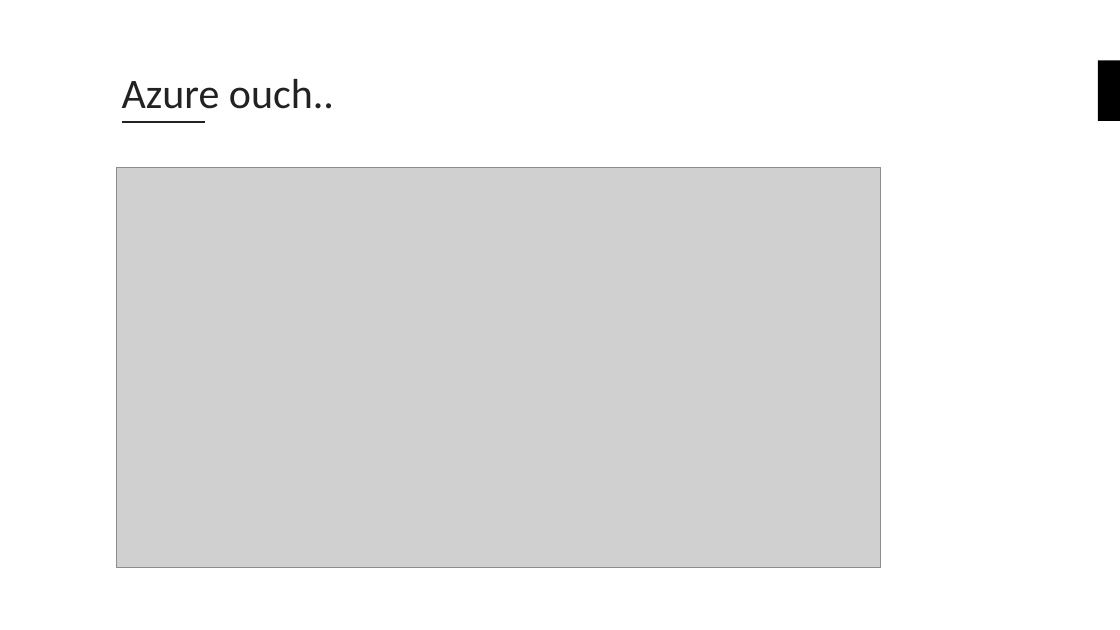
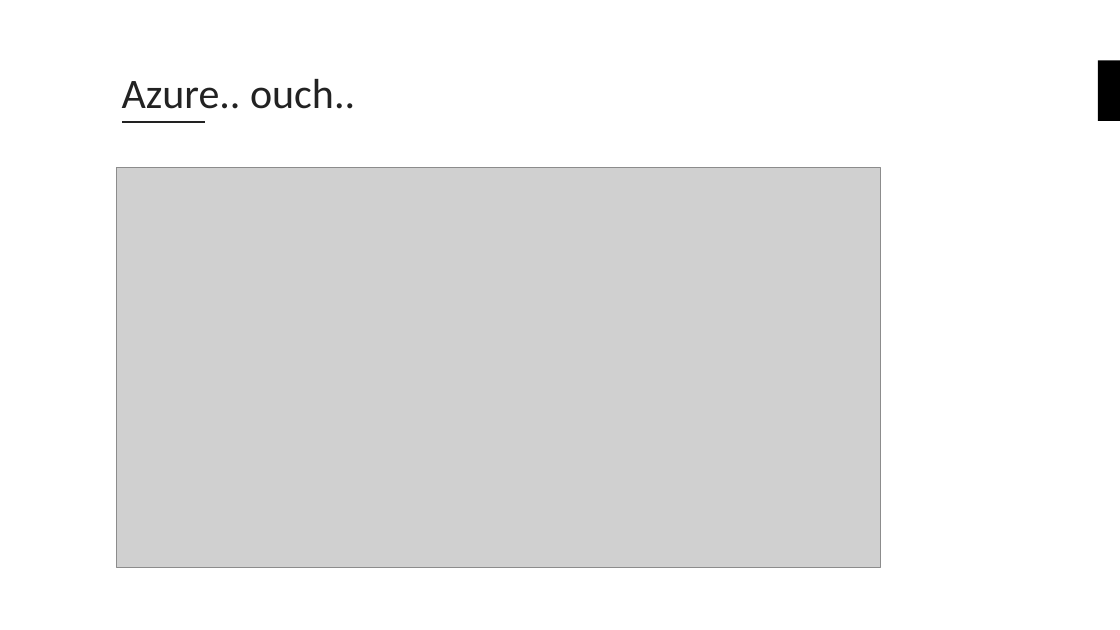
Before and after one commit to bouvet/azure-workshops, a slide deck: slide 12 of Workshop_1/Presentation/Azureskolen-Workshop#1.pptx. Drawn at 1120x630 pixels with LibreOffice and Linux fonts; fonts in the diff are those of the drawing; grey boxes stand for pictures; background and template pictures are left out. Boxes give left, top, right and bottom in pixels: in the first picture for what was removed or moved away, otherwise in the second. Text is boxed around its words. In the diff, an @@ line names an element or a change of style, - is before the commit and + after.

```diff
--- a/Workshop_1/Presentation/Azureskolen-Workshop#1.pptx
+++ b/Workshop_1/Presentation/Azureskolen-Workshop#1.pptx
@@ title at <box>122,79,355,109</box>: text changed @@
-Azure ouch..
+Azure.. ouch..
```
Also in this commit, not shown: 7 other slides changed, 1 slide added, 1 slide removed, 4 other files.
